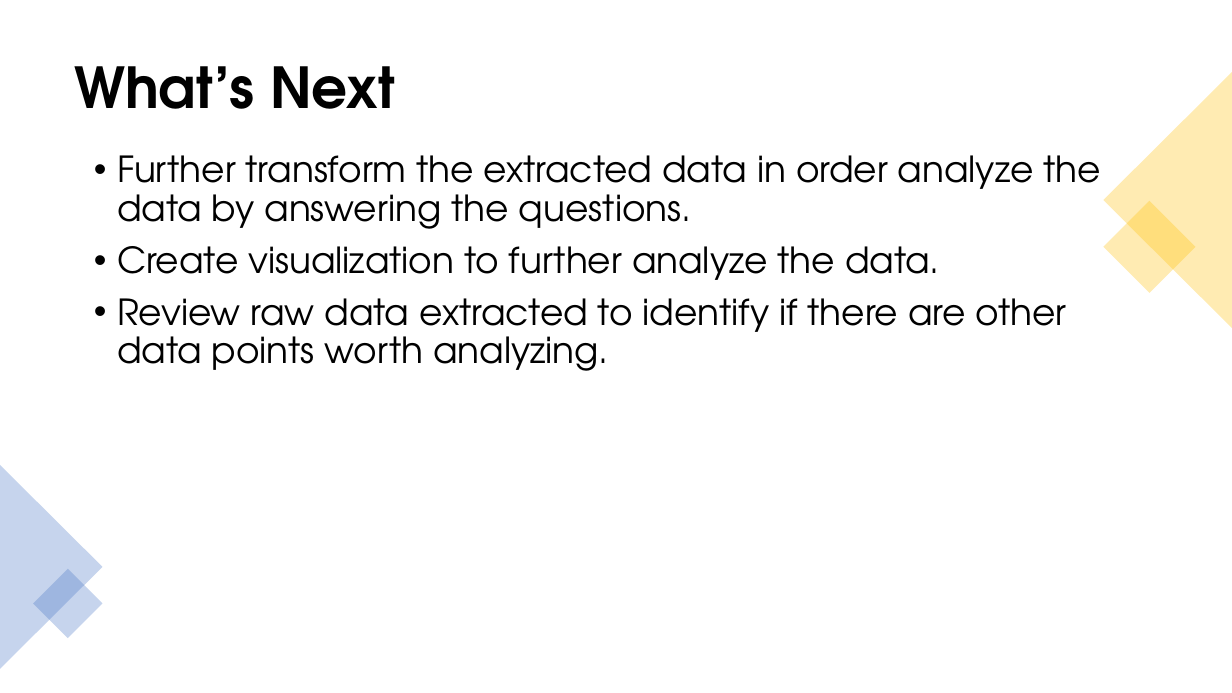
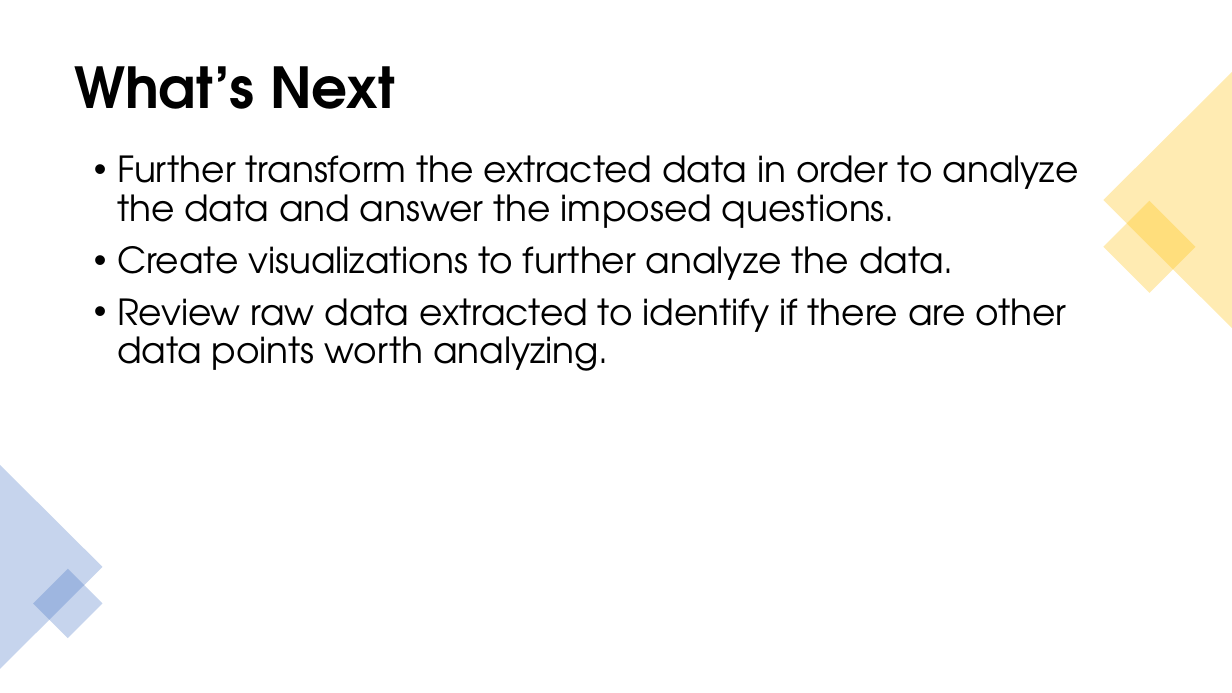
Before and after one commit to V-Villagomez/ETL-Stock-Trends, a slide deck: slide 10 of diagrams/Stock Trends ETL Process.pptx. Drawn at 1232x693 pixels with LibreOffice and Linux fonts; fonts in the diff are those of the drawing. Boxes give left, top, right and bottom in pixels: in the first picture for what was removed or moved away, otherwise in the second. Text is boxed around its words. In the diff, an @@ line names an element or a change of style, - is before the commit and + after.

```diff
--- a/diagrams/Stock Trends ETL Process.pptx
+++ b/diagrams/Stock Trends ETL Process.pptx
@@ text at bbox=[117, 155, 1079, 280]: text changed @@
-• Further transform the extracted data in order analyze the data by answering the questions.
-• Create visualization to further analyze the data.
+• Further transform the extracted data in order to analyze the data and answer the imposed questions.
+• Create visualizations to further analyze the data.
```
Also in this commit, not shown: 2 other slides changed, 1 other file.
